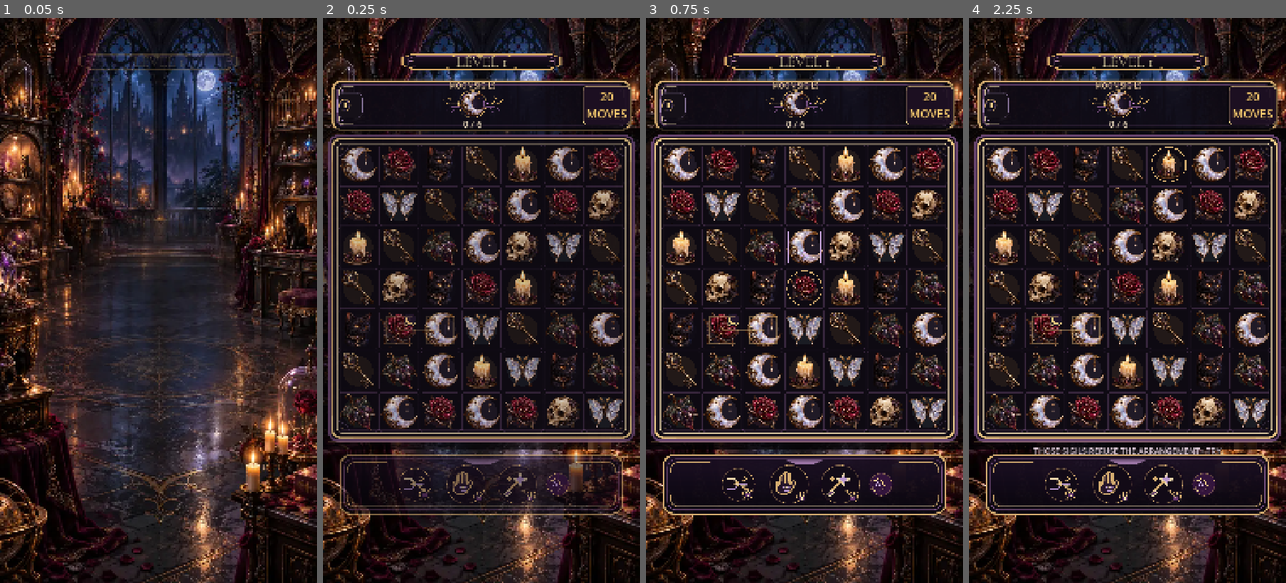
Above: before the commit, frames 1-4 (left to right).
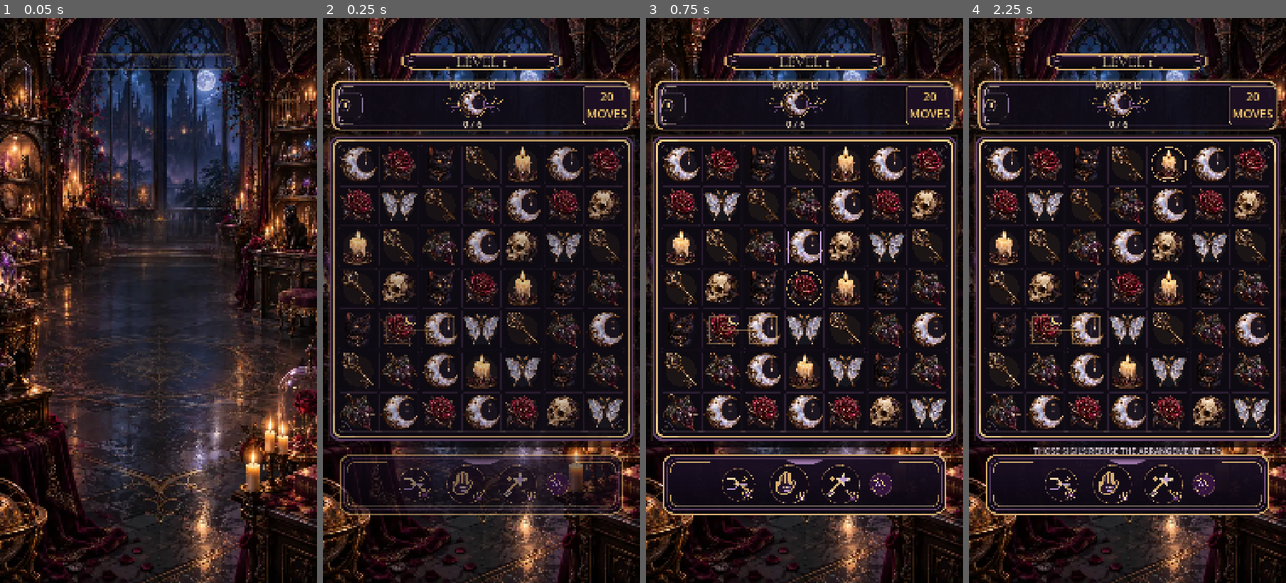
Above: after the commit, the same moments.

Repository: Jay-prodesign/akilta-match3
Game: Godot game, scene res://src/ui/gameplay/gameplay_screen.tscn
The game is run twice, just before and just after one commit, with the same random seed, the same clock (stepped at 60 frames per second) and the same inputs. This scene is started directly instead of the project's main scene.
Inputs (mouse positions are in pixels of both pictures, inside the frame that each line leads up to):
- Up to frame 1 (0.05 s): no input
- Up to frame 2 (0.25 s): no input
- Up to frame 3 (0.75 s): drag from (804, 289) to (836, 176) at 0.52 s
- Up to frame 4 (2.25 s): drag from (1064, 328) to (1111, 413) at 1.27 s; move the mouse to (1159, 176) at 2.02 s; click (1159, 176) at 2.17 s

Frame 1 is identical in both runs. In frame 2, 5.9% of the frame differs, in the area x 1-100%, y 19-77%; in frame 3, 6.1%, in the area x 0-100%, y 19-77%; in frame 4, 5.9%.

Commit message:
Let illustrated pieces lead the gameplay board

Diff:
--- a/src/match3/presentation/board_view.gd
+++ b/src/match3/presentation/board_view.gd
@@ -838,13 +838,13 @@
 	return {"origin": Vector2(origin_x, origin_y), "cell_size": cell_size}
 
 func _draw_board_frame(rect: Rect2) -> void:
-	var framed_rect := rect.grow(20.0)
-	var shadow := framed_rect.grow(12.0)
-	draw_rect(shadow, Color(0.012, 0.008, 0.018, 0.80), true)
+	var framed_rect := rect.grow(16.0)
+	var shadow := framed_rect.grow(10.0)
+	draw_rect(shadow, Color(0.012, 0.008, 0.018, 0.72), true)
 	if _board_frame_style != null:
 		draw_style_box(_board_frame_style, framed_rect)
-		draw_rect(rect.grow(5.0), Color(GOLD, 0.24), false, 2.0)
-		draw_rect(rect.grow(-5.0), Color("#6E4A77", 0.24), false, 2.0)
+		draw_rect(rect.grow(4.0), Color(GOLD, 0.14), false, 1.5)
+		draw_rect(rect.grow(-4.0), Color("#6E4A77", 0.12), false, 1.5)
 	else:
 		draw_rect(rect, Color("#100B15"), true)
 		draw_rect(rect, Color(GOLD, 0.74), false, 3.0)
@@ -894,17 +894,17 @@
 
 func _cell_box(radius: float) -> StyleBoxFlat:
 	var box := StyleBoxFlat.new()
-	var fill := Color("#100C14", 0.58)
+	var fill := Color("#100C14", 0.50)
 	if _visual_profile == "sealed_display":
-		fill = Color("#0D141C", 0.60)
+		fill = Color("#0D141C", 0.52)
 	elif _visual_profile == "thornlight_arrangement":
-		fill = Color("#160D14", 0.60)
+		fill = Color("#160D14", 0.52)
 	box.bg_color = fill
-	box.border_color = Color(GOLD, 0.28) if _high_contrast else Color("#76517D", 0.16)
+	box.border_color = Color(GOLD, 0.28) if _high_contrast else Color("#76517D", 0.10)
 	box.set_border_width_all(1)
 	box.set_corner_radius_all(int(maxf(5.0, radius * 0.28)))
-	box.shadow_color = Color(0, 0, 0, 0.24)
-	box.shadow_size = 2
+	box.shadow_color = Color(0, 0, 0, 0.18)
+	box.shadow_size = 1
 	return box
 
 func _draw_piece(rect: Rect2, family: String, descriptor: Dictionary) -> void:
@@ -927,7 +927,7 @@
 			_:
 				render_scale = 1.08
 		var glow := Color(descriptor.get("color", GOLD))
-		glow.a = 0.10 if not _high_contrast else 0.16
+		glow.a = 0.07 if not _high_contrast else 0.16
 		draw_circle(rect.get_center(), minf(rect.size.x, rect.size.y) * 0.40, glow)
 		var asset_size := rect.size * render_scale
 		var asset_rect := Rect2(rect.get_center() - asset_size * 0.5, asset_size)
@@ -1125,7 +1125,7 @@
 
 func _piece_rect(center: Vector2, scale_factor: float = 1.0) -> Rect2:
 	var cell_size: float = float(_board_geometry()["cell_size"])
-	var piece_size := cell_size * 0.74 * scale_factor
+	var piece_size := cell_size * 0.78 * scale_factor
 	return Rect2(center - Vector2.ONE * piece_size * 0.5, Vector2.ONE * piece_size)
 
 func _draw_motion() -> void:
